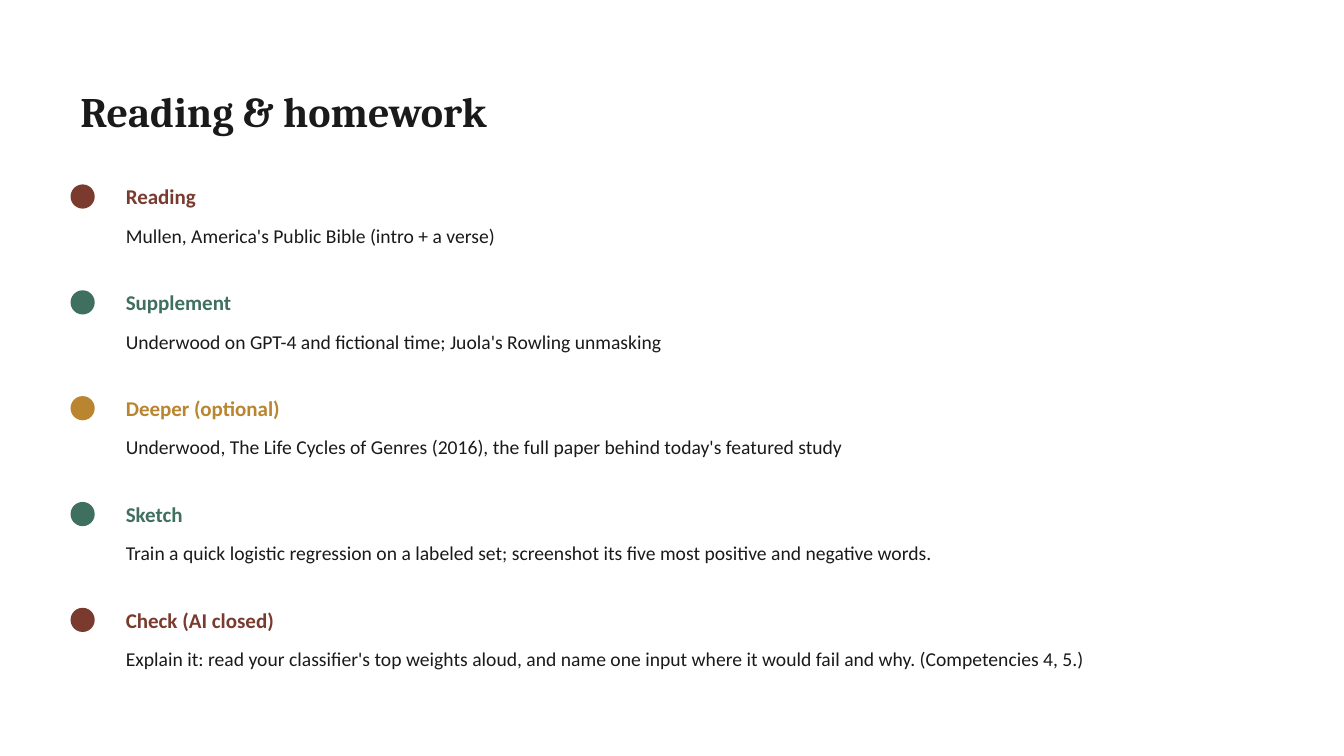
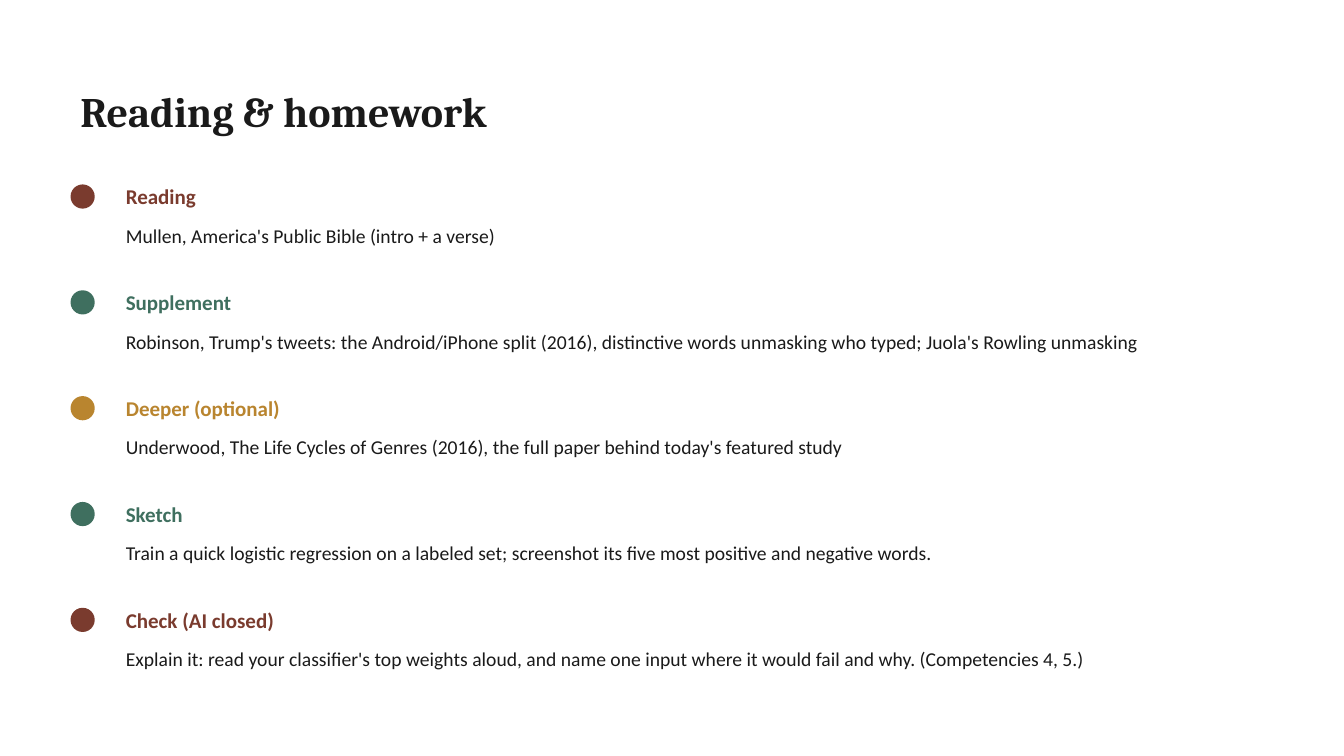
Before and after one commit to lucianli123/culture-as-data-2026, a slide deck: slide 10 of slides/pptx/week-03.pptx. Drawn at 1344x756 pixels with LibreOffice and Linux fonts; fonts in the diff are those of the drawing. Boxes give left, top, right and bottom in pixels: in the first picture for what was removed or moved away, otherwise in the second. Text is boxed around its words. In the diff, an @@ line names an element or a change of style, - is before the commit and + after.

Commit message:
W2 after-class divider (hard pair, traps, flaws, playground); W5 embed-a-subreddit option; W3 supp Robinson Trump-tweets replaces Underwood GPT-4; W9 deeper lean

```diff
--- a/slides/pptx/week-03.pptx
+++ b/slides/pptx/week-03.pptx
@@ text at <box>126,335,1137,353</box>: text changed @@
-Underwood on GPT-4 and fictional time; Juola's Rowling unmasking
+Robinson, Trump's tweets: the Android/iPhone split (2016), distinctive words unmasking who typed; Juola's Rowling unmasking
```
Also in this commit, not shown: 17 other files.
